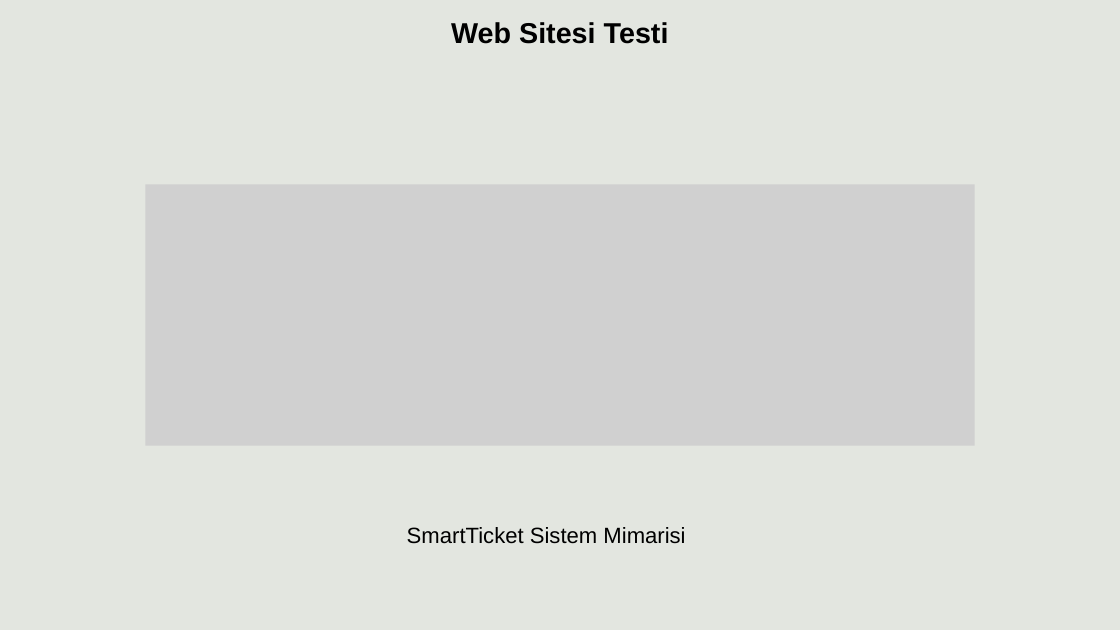
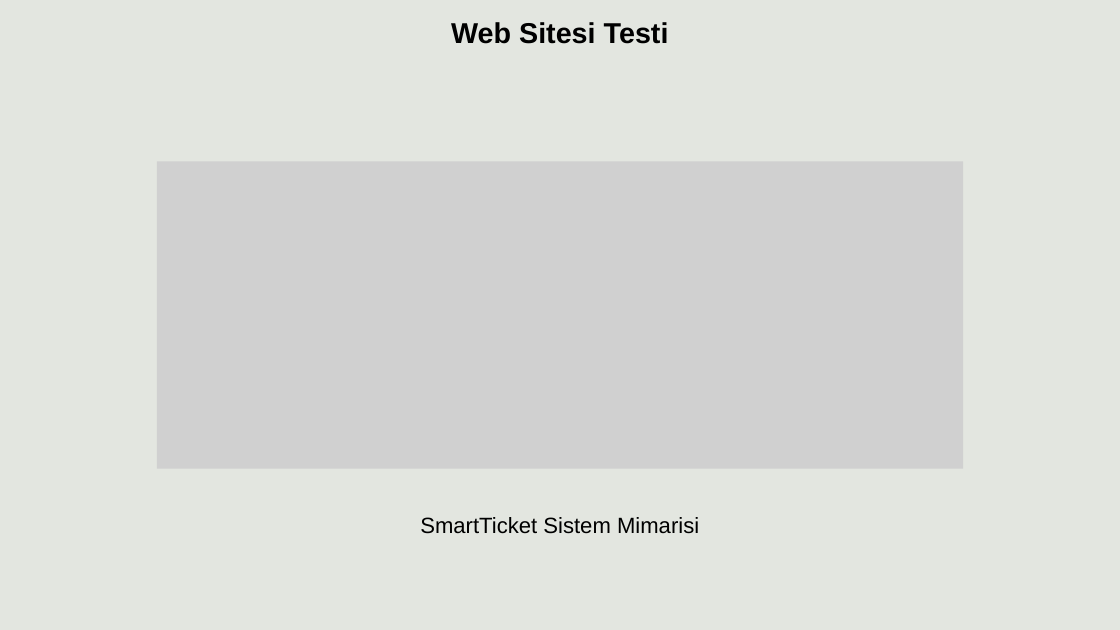
Before and after one commit to nuricanbrdmr/flight-delay-and-cancellation-prediction-system, a slide deck: slide 15 of Sunum/Bitirme Sunum.pptx. Drawn at 1120x630 pixels with LibreOffice and Linux fonts; fonts in the diff are those of the drawing; grey boxes stand for pictures. Boxes give left, top, right and bottom in pixels: in the first picture for what was removed or moved away, otherwise in the second. Text is boxed around its words. In the diff, an @@ line names an element or a change of style, - is before the commit and + after.

```diff
--- a/Sunum/Bitirme Sunum.pptx
+++ b/Sunum/Bitirme Sunum.pptx
@@ picture: place and size @@
-picture at [146,184,975,445]
+picture at [157,161,963,469]
@@ text "SmartTicket Sistem Mimarisi": place and size @@
-text "SmartTicket Sistem Mimarisi" at [407,527,685,544]
+text "SmartTicket Sistem Mimarisi" at [420,517,699,534]
```
Also in this commit, not shown: 9 other slides changed.
